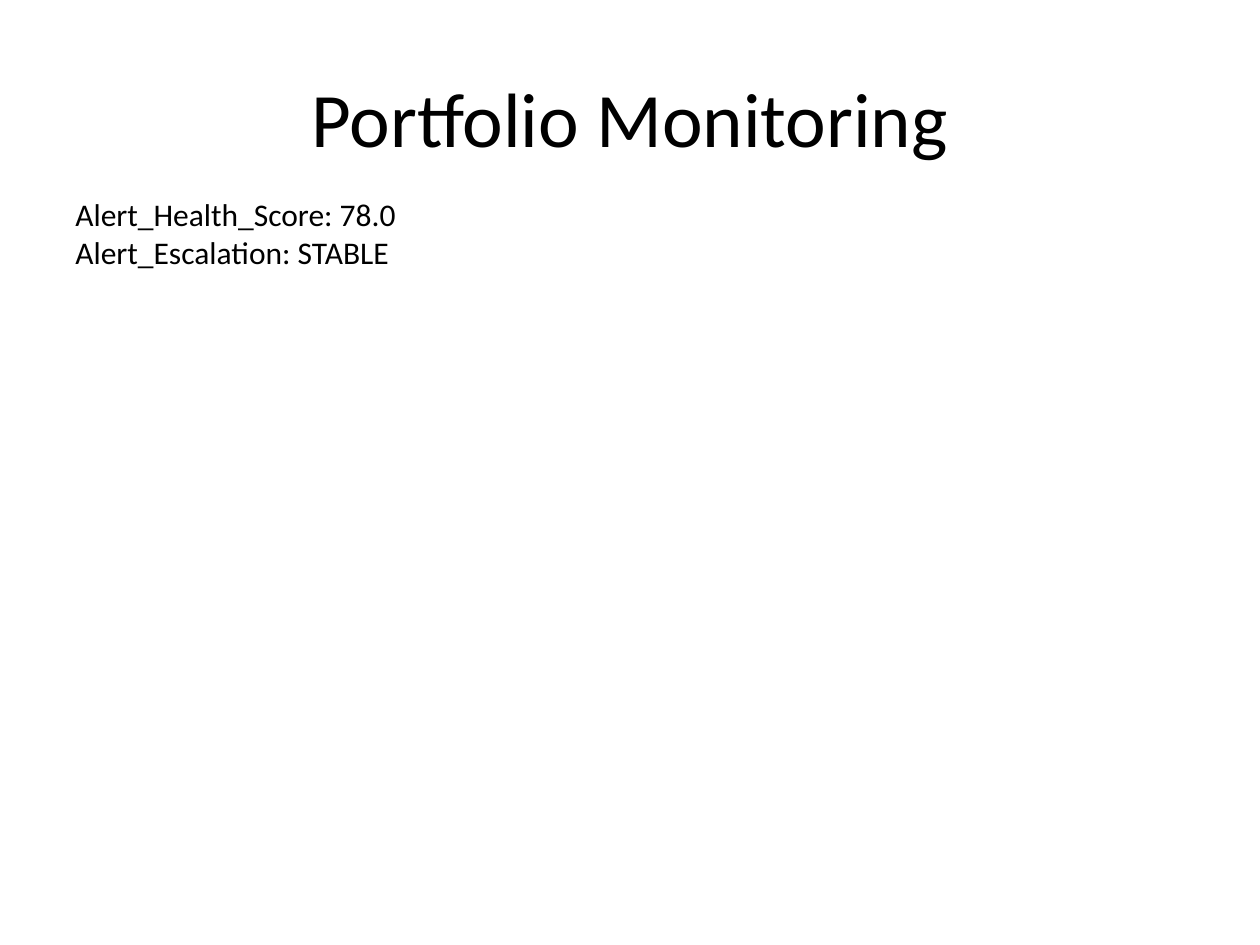
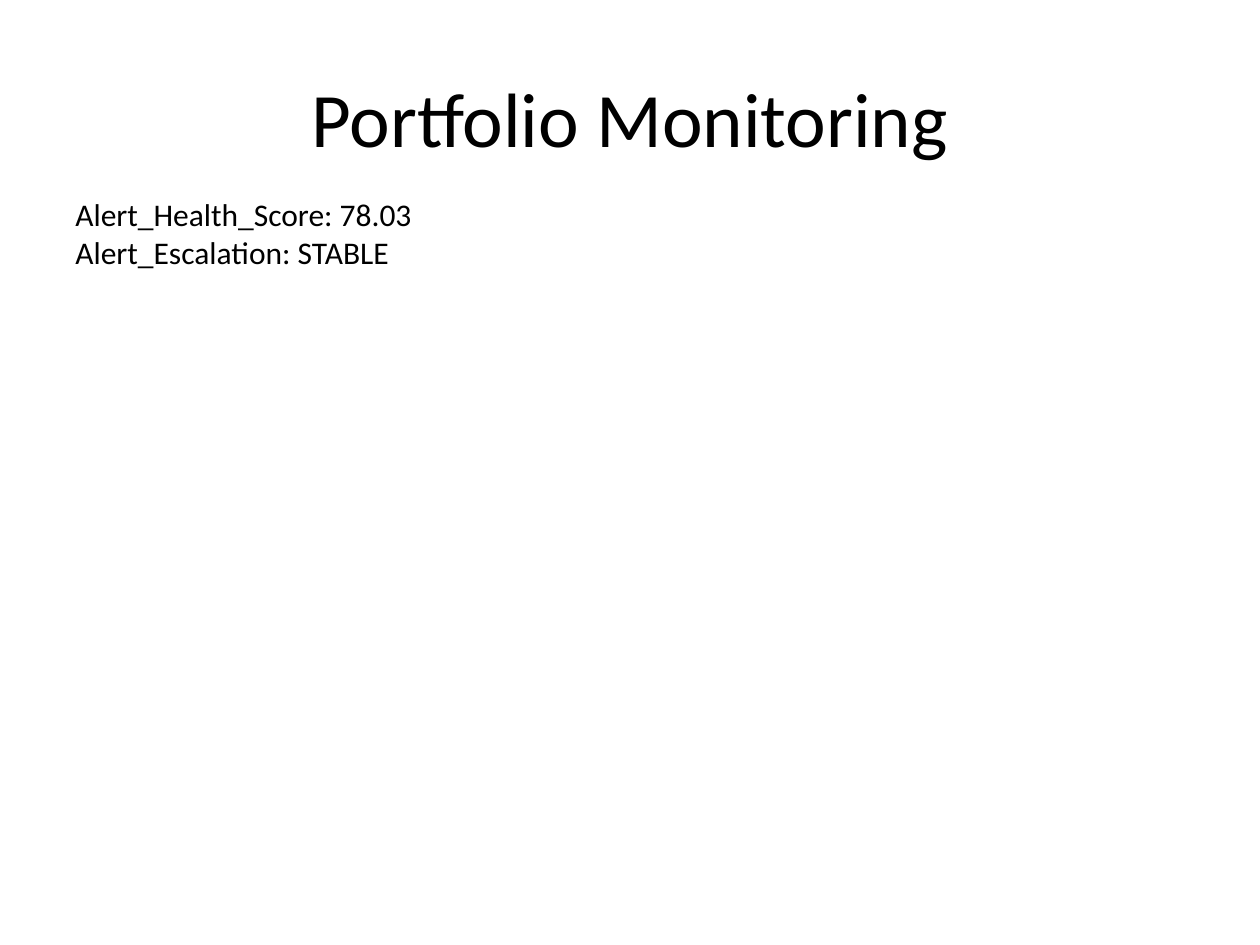
Before and after one commit to sakshinekkala28/Institutional_Quant_Platform, a slide deck: slide 9 of data/reports/investment_committee_presentation.pptx. Drawn at 1260x945 pixels with LibreOffice and Linux fonts; fonts in the diff are those of the drawing. Boxes give left, top, right and bottom in pixels: in the first picture for what was removed or moved away, otherwise in the second. Text is boxed around its words. In the diff, an @@ line names an element or a change of style, - is before the commit and + after.

```diff
--- a/data/reports/investment_committee_presentation.pptx
+++ b/data/reports/investment_committee_presentation.pptx
@@ text at (75,204,412,231): text changed @@
-Alert_Health_Score: 78.0
+Alert_Health_Score: 78.03
```
Also in this commit, not shown: 3 other slides changed, 14 other files.
